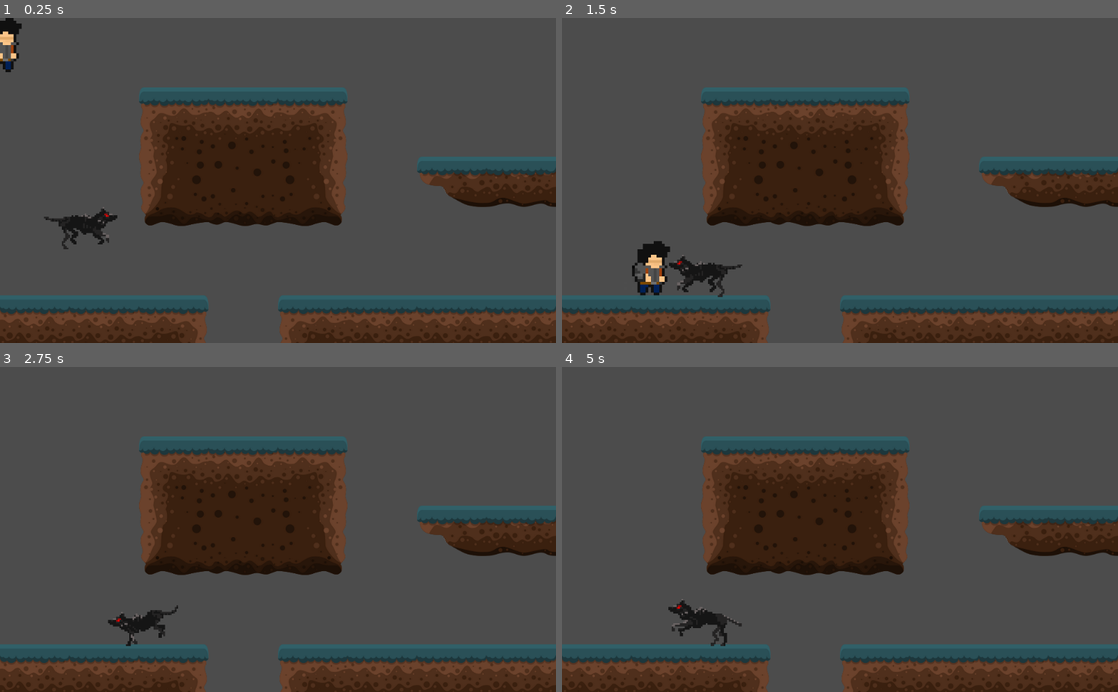
Above: before the commit, frames 1-4 (two rows, left to right).
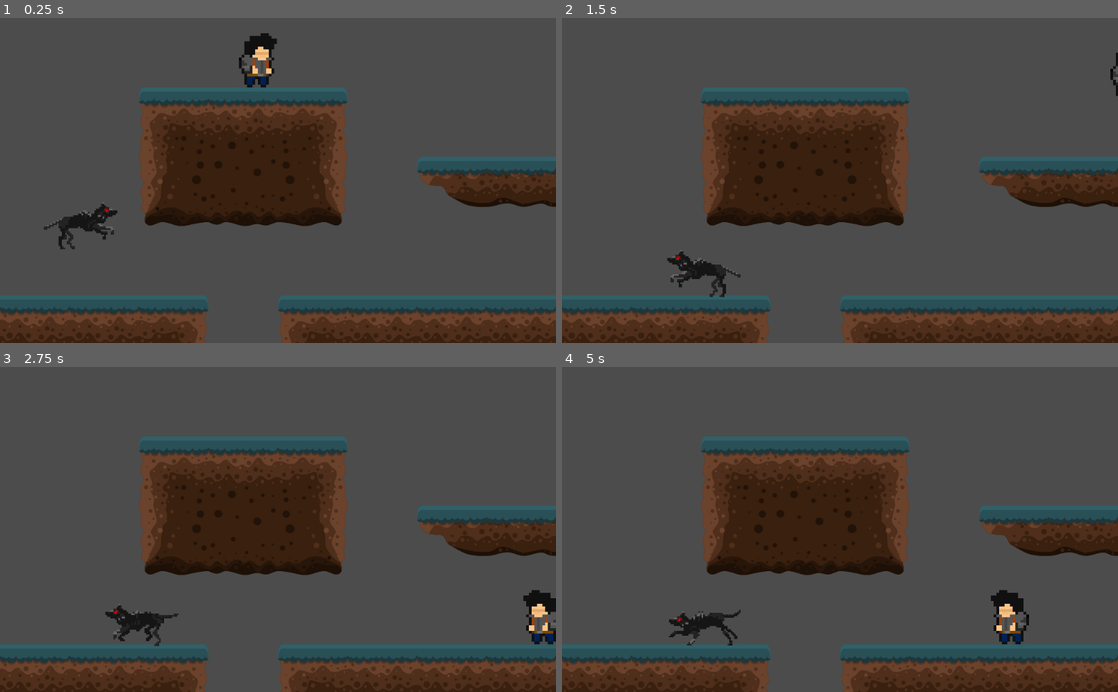
Above: after the commit, the same moments.

Repository: beldonholt/YourMum
Game: Godot game, scene res://LevelOne.tscn
Two runs of this game, one before a commit and one after it. Both use one fixed random seed, a clock stepped at 60 frames per second and the inputs below. This scene is started directly instead of the project's main scene.
Inputs:
- Up to frame 1 (0.25 s): no input
- Up to frame 2 (1.5 s): hold Shift (run) 0.53-1.28 s; hold D (right) from 0.53 s (still down); tap W (jump) at 0.77 s; tap Shift (run) at 1.35 s
- Up to frame 3 (2.75 s): tap W (jump) at 1.52 s; release D (right) at 2.03 s; hold A (left) from 2.03 s (still down); hold Shift (run) from 2.03 s (still down)
- Up to frame 4 (5 s): release A (left) at 2.78 s; release Shift (run) at 2.78 s; hold D (right) 2.78-4.28 s; tap Shift (run) at 2.85, 4.35 s; tap W (jump) at 3.02, 3.77, 4.52 s; hold Shift (run) 3.53-4.28 s; hold A (left) from 4.28 s (still down)

The runs differ from the first frame. In frame 1, 1.5% of the frame differs, in the area x 0-50%, y 0-72%; in frame 2, 1.1%; in frame 3, 1.1%; in frame 4, 1.2%.

Commit message:
trying to serialize levels

Diff:
--- /dev/null
+++ b/Lvl 3 Main progect/Global.gd
@@ -0,0 +1,7 @@
+extends Node
+
+var ActiveScene = ""
+
+func sceneSave(Scene):
+	ActiveScene = Scene
+	print(Scene)
--- /dev/null
+++ b/Lvl 3 Main progect/LevelOne.gd
@@ -0,0 +1,5 @@
+extends Node
+
+
+func _ready():
+	get_node("/root/Global").sceneSave(get_tree().current_scene)
--- a/Lvl 3 Main progect/LevelOne.tscn
+++ b/Lvl 3 Main progect/LevelOne.tscn
@@ -18,6 +18,7 @@
 [ext_resource path="res://GraveyardTilesetNew/png/Tiles/Tile (8).png" type="Texture" id=16]
 [ext_resource path="res://Player.tscn" type="PackedScene" id=17]
 [ext_resource path="res://Wolf.tscn" type="PackedScene" id=18]
+[ext_resource path="res://LevelOne.gd" type="Script" id=19]
 
 [sub_resource type="ConvexPolygonShape2D" id=1]
 points = PoolVector2Array( 0, 0, 128, 0, 128, 128, 0, 128 )
@@ -395,9 +396,10 @@
 } ]
 15/z_index = 0
 
-[node name="Node" type="Node" groups=[
+[node name="Level1" type="Node" groups=[
 "DeathTouch",
 ]]
+script = ExtResource( 19 )
 
 [node name="TileMap" type="TileMap" parent="."]
 tile_set = SubResource( 16 )
@@ -409,3 +411,4 @@
 position = Vector2( 44.531, 269.918 )
 
 [node name="Player" parent="." instance=ExtResource( 17 )]
+position = Vector2( 470, 72 )
--- a/Lvl 3 Main progect/Player.tscn
+++ b/Lvl 3 Main progect/Player.tscn
@@ -28,6 +28,7 @@
 one_shot = true
 
 [node name="Area2D" type="Area2D" parent="."]
+collision_layer = 2
 
 [node name="CollisionShape2D" type="CollisionShape2D" parent="Area2D"]
 position = Vector2( 3.56761, -6.54065 )
--- a/Lvl 3 Main progect/TestLevelMovement.tscn
+++ b/Lvl 3 Main progect/TestLevelMovement.tscn
@@ -41,4 +41,5 @@
 
 [node name="Wolf" parent="." instance=ExtResource( 3 )]
 position = Vector2( 302, 35 )
+
 [connection signal="body_entered" from="FallZone" to="Player " method="_on_FallZone_body_entered"]
--- a/Lvl 3 Main progect/Wolf.tscn
+++ b/Lvl 3 Main progect/Wolf.tscn
@@ -19,7 +19,7 @@
 radius = 58.9897
 
 [sub_resource type="RectangleShape2D" id=3]
-extents = Vector2( 17.6078, 5.89877 )
+extents = Vector2( 19.8551, 5.89877 )
 
 [node name="Wolf" type="KinematicBody2D"]
 scale = Vector2( 3, 3 )
@@ -29,7 +29,7 @@
 position = Vector2( 0, 0.23597 )
 frames = SubResource( 1 )
 animation = "Run Cycle "
-frame = 3
+frame = 4
 speed_scale = 1.5
 playing = true
 centered = false
@@ -45,6 +45,7 @@
 enabled = true
 
 [node name="Area2D" type="Area2D" parent="."]
+collision_layer = 2
 
 [node name="CollisionShape2D" type="CollisionShape2D" parent="Area2D"]
 position = Vector2( 37.9571, 20.2271 )
--- a/Lvl 3 Main progect/project.godot
+++ b/Lvl 3 Main progect/project.godot
@@ -10,7 +10,6 @@
 
 _global_script_classes=[  ]
 _global_script_class_icons={
-
 }
 
 [application]
@@ -18,6 +17,10 @@
 config/name="Lvl 3 Main Progect "
 run/main_scene="res://TestLevelMovement.tscn"
 config/icon="res://icon.png"
+
+[autoload]
+
+Global="*res://Global.gd"
 
 [importer_defaults]
 
Not shown: 1 places in Lvl 3 Main progect/LevelOne.tscn that only renumber resources
